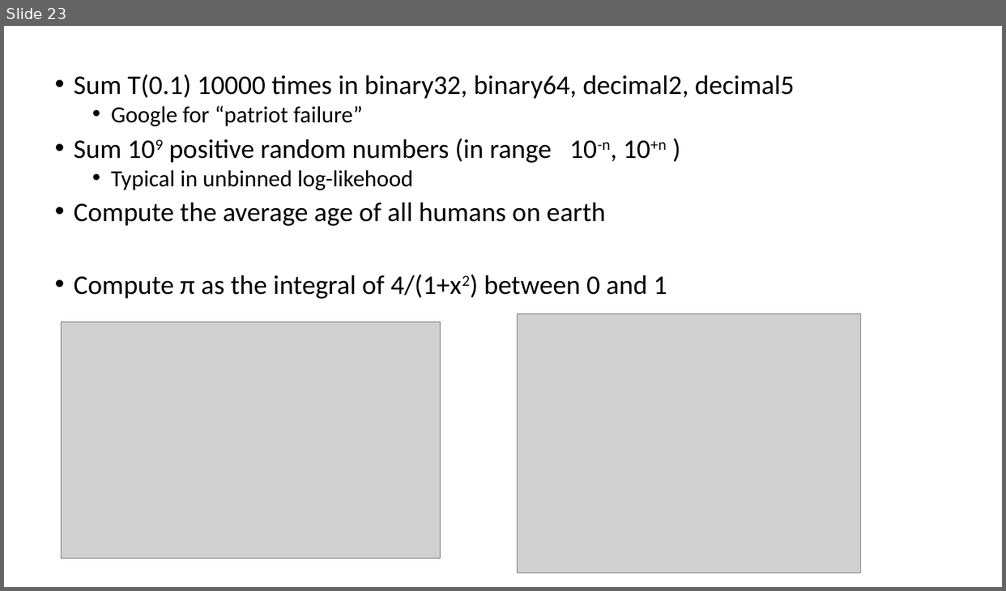
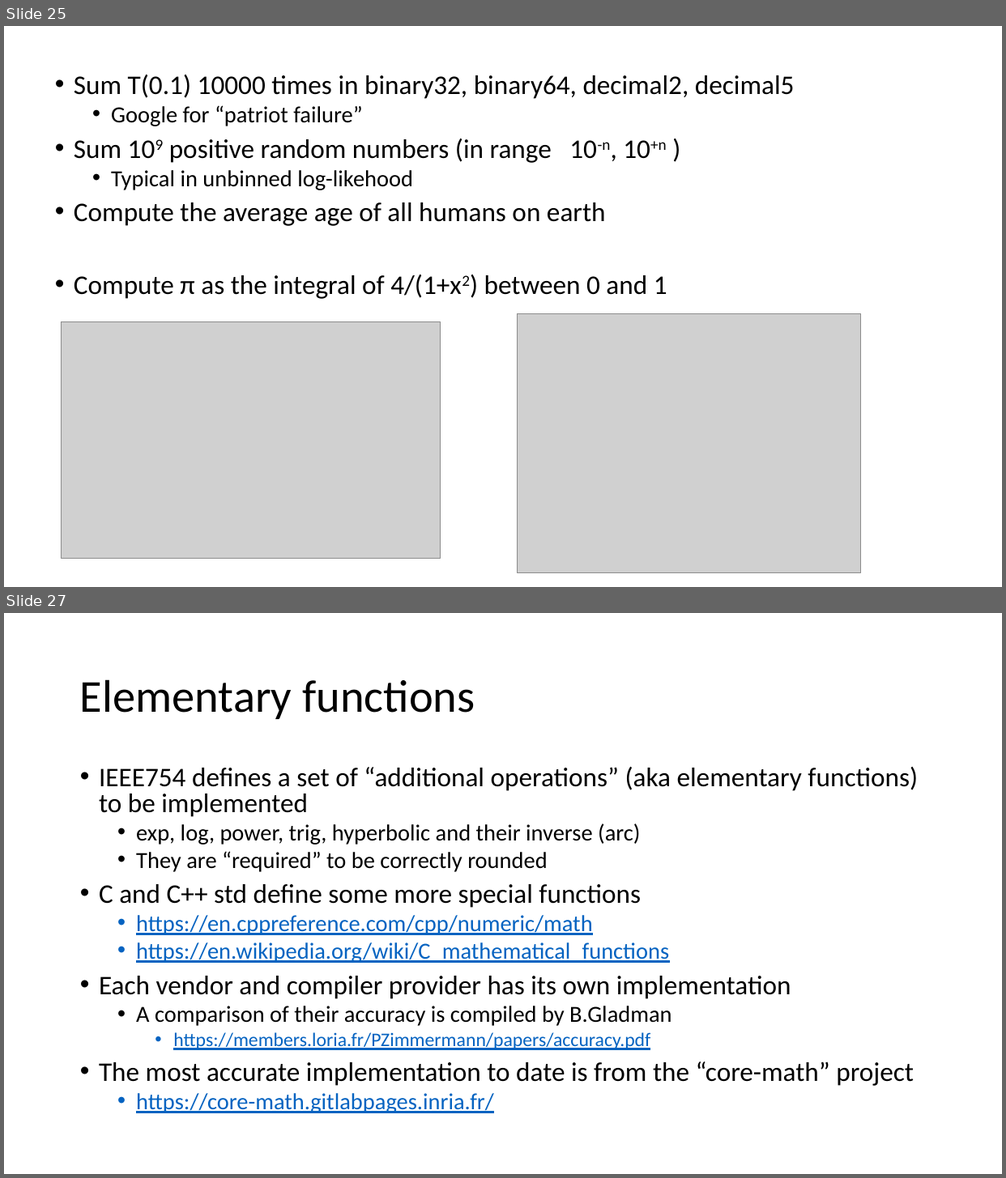
Before and after one commit to VinInn/FPCourse, a slide deck: Slides/FPforScientist.pptx. Shown one above the other, each under a label of ours: slide 23 before the commit, slides 25 and 27 after it; the slides between them are not shown. The pictures are 1006x591 and 1006x1178 pixels, drawn with LibreOffice and Linux fonts; fonts in the diff are those of the drawing; grey boxes stand for pictures. Boxes give left, top, right and bottom in pixels: in the first picture for what was removed or moved away, otherwise in the second. Text is boxed around its words. In the diff, an @@ line names an element or a change of style, - is before the commit and + after.

```diff
--- a/Slides/FPforScientist.pptx
+++ b/Slides/FPforScientist.pptx
@@ slide 27 added at box(4, 613, 1002, 1174), background #FFFFFF @@
@@ title added at box(80, 679, 475, 719), 44 pt, text #000000 @@
+Elementary functions
@@ text added at box(99, 767, 918, 1114), 22.2 pt, text #000000 @@
+• IEEE754 defines a set of “additional operations” (aka elementary functions) to be implemented
+  • exp, log, power, trig, hyperbolic and their inverse (arc)
+  • They are “required” to be correctly rounded
+• C and C++ std define some more special functions
+  • https://en.cppreference.com/cpp/numeric/math
+  • https://en.wikipedia.org/wiki/C_mathematical_functions
+• Each vendor and compiler provider has its own implementation
+  • A comparison of their accuracy is compiled by B.Gladman
+    • https://members.loria.fr/PZimmermann/papers/accuracy.pdf
+• The most accurate implementation to date is from the “core-math” project
+  • https://core-math.gitlabpages.inria.fr/
@@ what was slide 23 is now slide 25 @@
```
Also in this commit, not shown: 2 slides changed, 1 other slide added.
